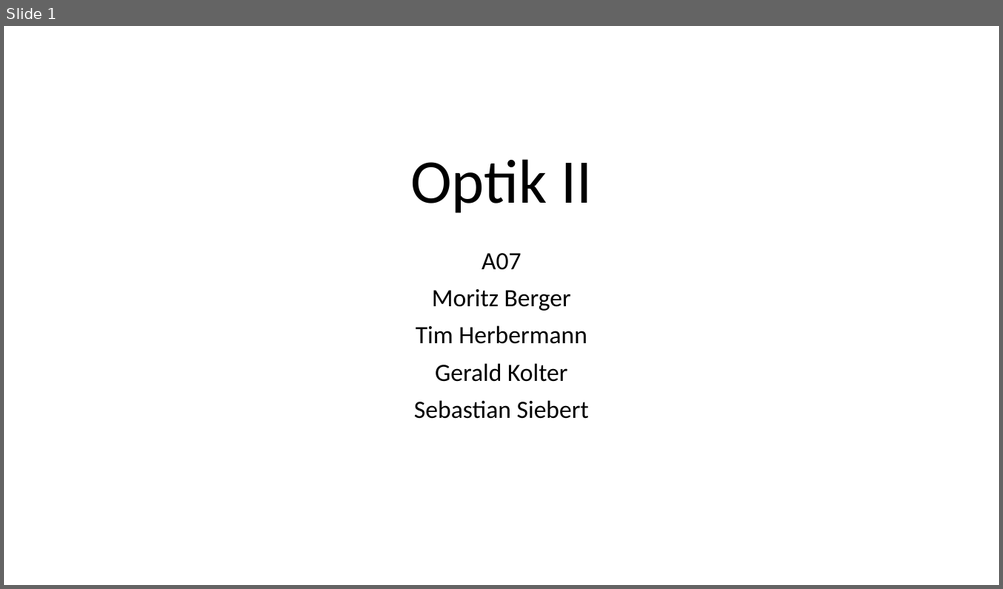
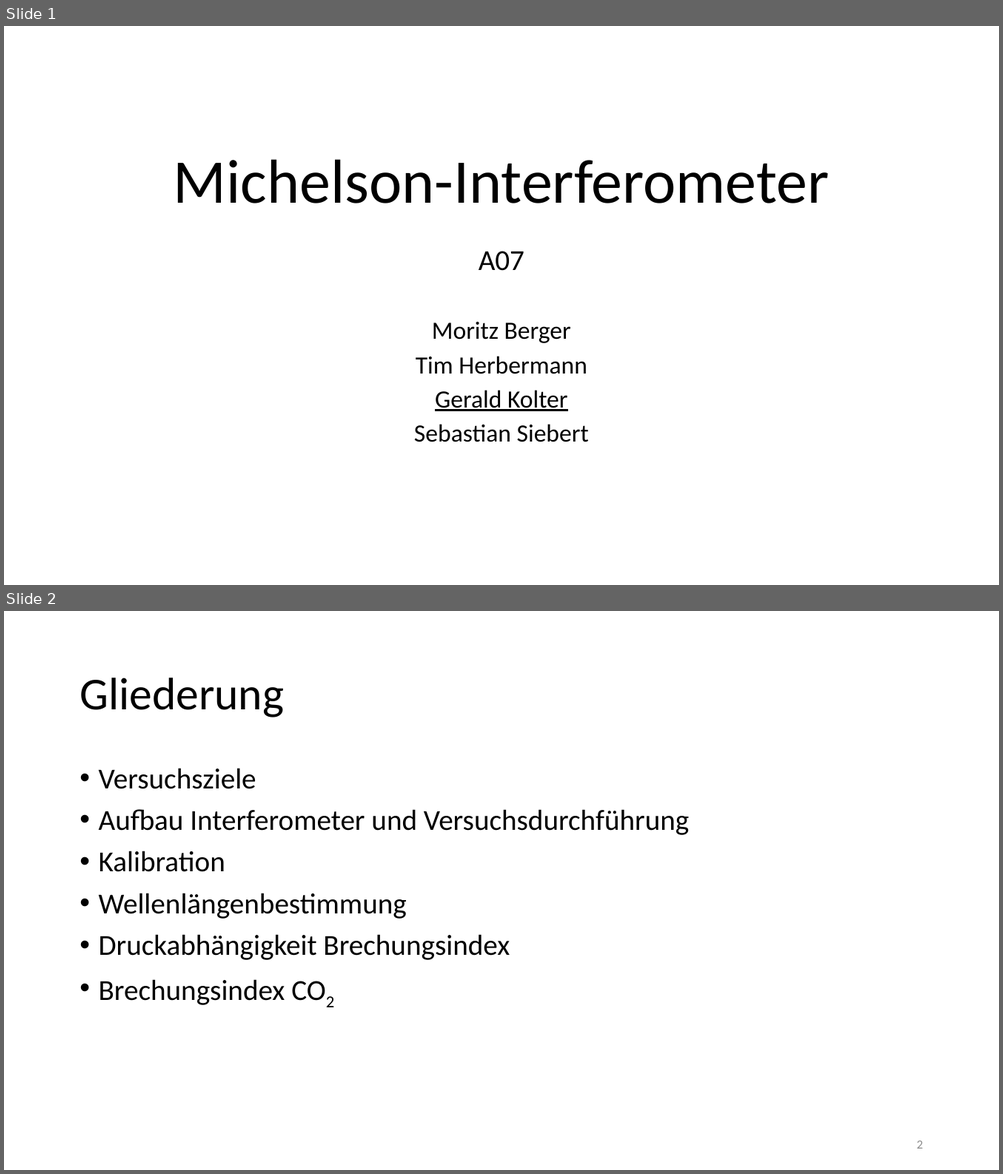
Before and after one commit to thewhitecat/grundpraktikum1, a slide deck: grundpraktikum2/Optik 2/Optik II.pptx. Shown one above the other, each under a label of ours: slide 1 before the commit, slides 1 and 2 after it. The pictures are 1003x589 and 1003x1174 pixels, drawn with LibreOffice and Linux fonts; fonts in the diff are those of the drawing. Boxes give left, top, right and bottom in pixels: in the first picture for what was removed or moved away, otherwise in the second. Text is boxed around its words. In the diff, an @@ line names an element or a change of style, - is before the commit and + after.

```diff
--- a/grundpraktikum2/Optik 2/Optik II.pptx
+++ b/grundpraktikum2/Optik 2/Optik II.pptx
@@ slide 2 added at bbox=[4, 611, 999, 1170], background #FFFFFF @@
@@ title added at bbox=[79, 678, 284, 718], 44 pt, text #000000 @@
+Gliederung
@@ text added at bbox=[99, 768, 688, 1005], 28 pt, text #000000 @@
+• Versuchsziele
+• Aufbau Interferometer und Versuchsdurchführung
+• Kalibration
+• Wellenlängenbestimmung
+• Druckabhängigkeit Brechungsindex
+• Brechungsindex CO2
@@ page number added at bbox=[916, 1141, 922, 1149], 12 pt, text #8C8C8C @@
+2
@@ slide 1 changed as well @@
@@ title at bbox=[173, 159, 828, 204]: text changed @@
-Optik II
+Michelson-Interferometer
@@ subtitle "A07" at bbox=[414, 251, 589, 443]: size 24 to 28 pt in "A07"; underline on in "Gerald Kolter"; line spacing 0.9 to 0.8 @@
```
Also in this commit, not shown: 6 other slides changed, 3 other slides added, 3 slides removed.
